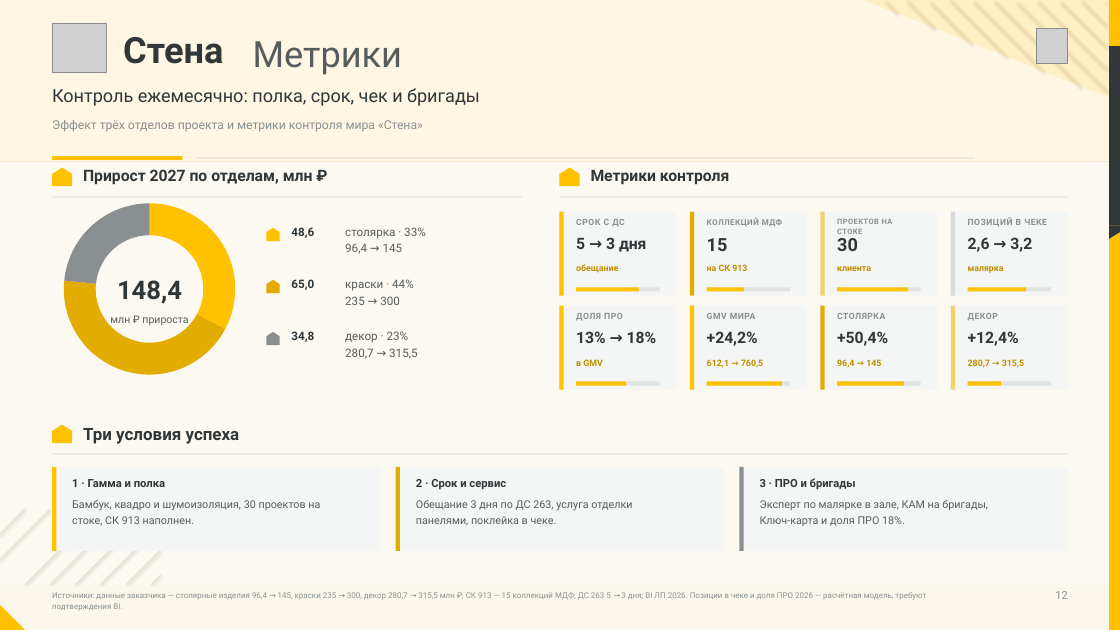
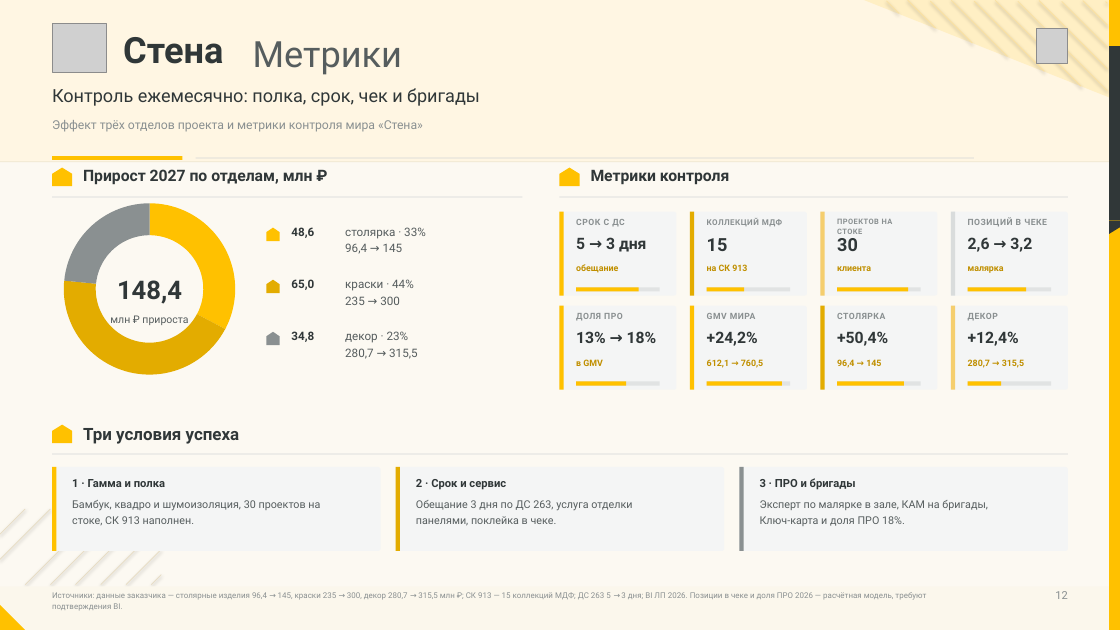
Before and after one commit to dmitrypalych44-ai/power-point, a slide deck: slide 12 of deliverables/deck.pptx. Drawn at 1120x630 pixels with LibreOffice and Linux fonts; fonts in the diff are those of the drawing; grey boxes stand for pictures. Boxes give left, top, right and bottom in pixels: in the first picture for what was removed or moved away, otherwise in the second. Text is boxed around its words. In the diff, an @@ line names an element or a change of style, - is before the commit and + after.

```diff
--- a/deliverables/deck.pptx
+++ b/deliverables/deck.pptx
@@ rectangle: place and size @@
-rectangle at box(1109, 46, 1120, 225)
+rectangle at box(1109, 46, 1120, 221)
@@ freeform shape: place and size @@
-freeform shape at box(1109, 225, 1120, 239)
+freeform shape at box(1109, 221, 1120, 234)
```
Also in this commit, not shown: 33 other slides changed, 2 slides added, 1 slide removed, 47 other files.
